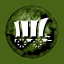
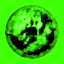
Layered file, before and after one edit (64x64). Changes by layer:
painted on "Logo" over [13, 17, 53, 48]
painted on "Background Colour" over [0, 0, 64, 64]
painted on "Frame" over [5, 5, 59, 59]
